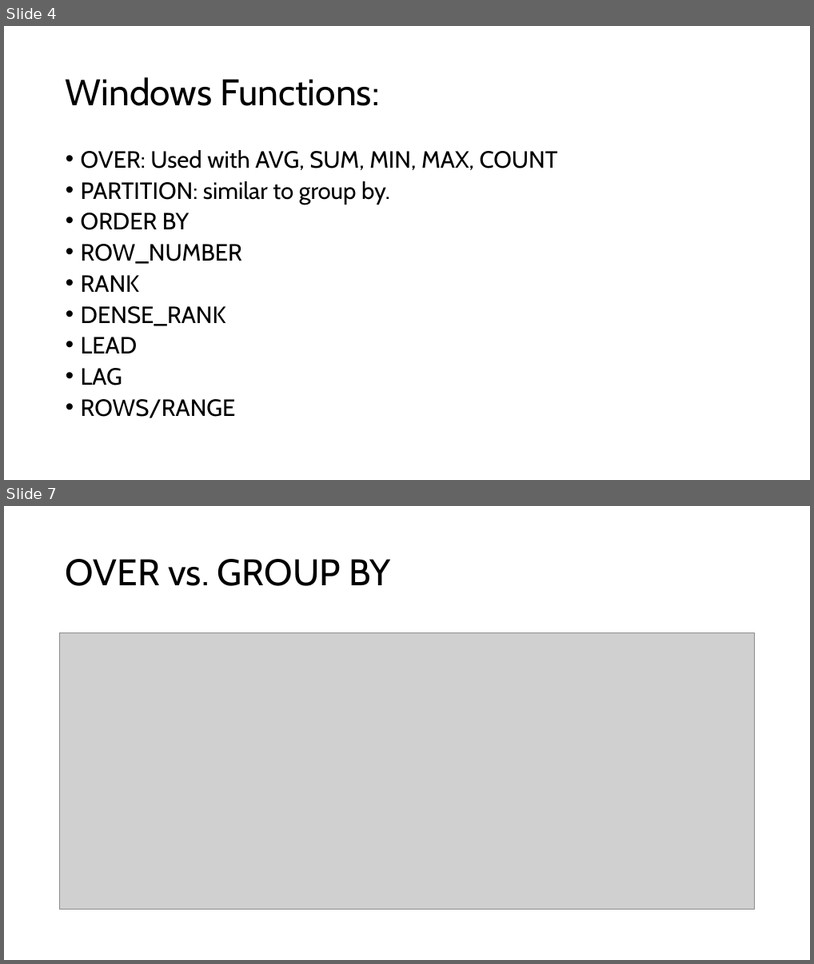
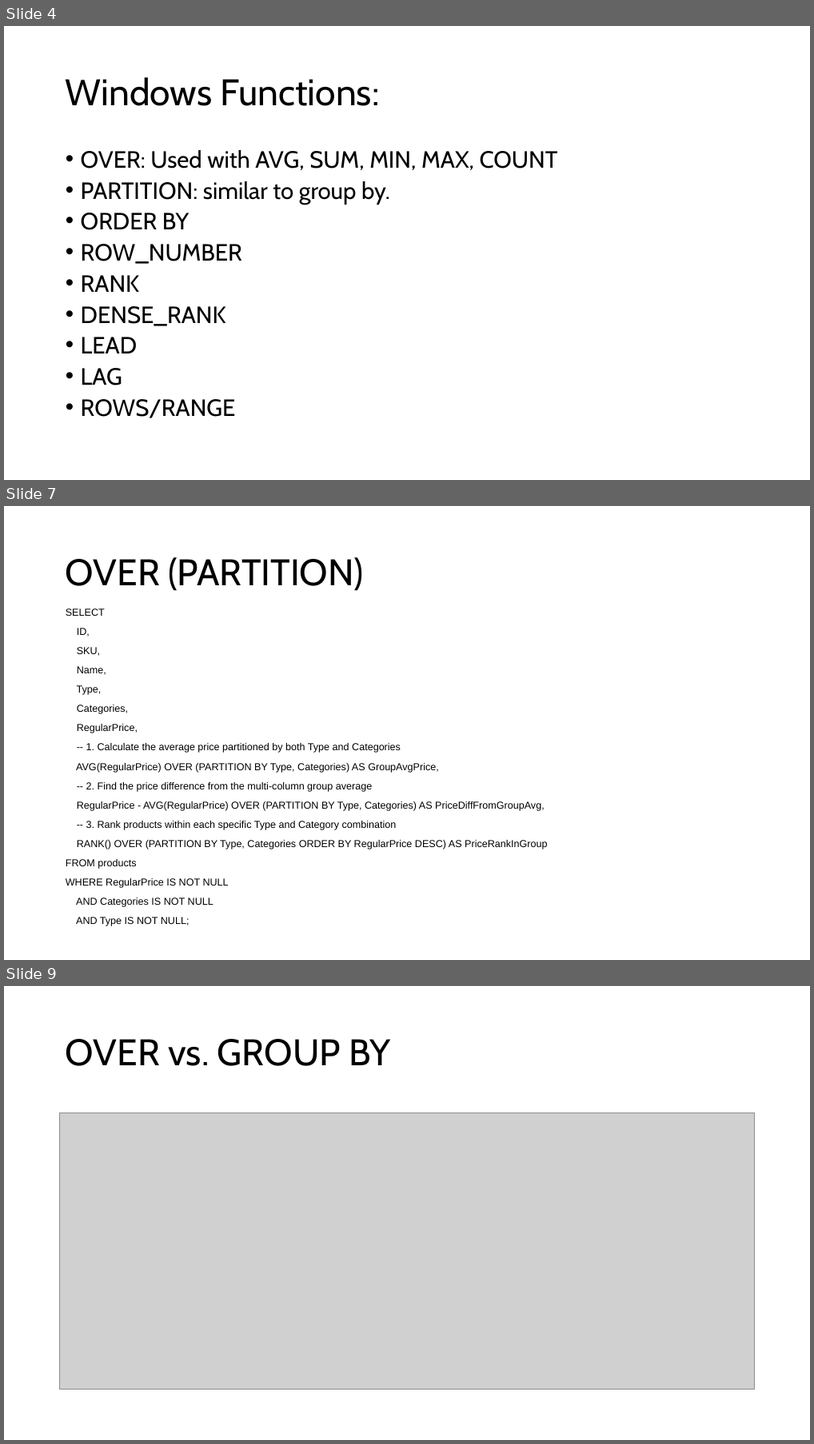
Before and after one commit to appjedi/youtube, a slide deck: SQL/Intro To SQL Day 10 Windows Functions.pptx. Shown one above the other, each under a label of ours: slides 4 and 7 before the commit, slides 4, 7 and 9 after it; the slides between them are not shown. The pictures are 814x964 and 814x1444 pixels, drawn with LibreOffice and Linux fonts; fonts in the diff are those of the drawing; grey boxes stand for pictures. Boxes give left, top, right and bottom in pixels: in the first picture for what was removed or moved away, otherwise in the second. Text is boxed around its words. In the diff, an @@ line names an element or a change of style, - is before the commit and + after.

```diff
--- a/SQL/Intro To SQL Day 10 Windows Functions.pptx
+++ b/SQL/Intro To SQL Day 10 Windows Functions.pptx
@@ slide 7 added at bbox=[4, 506, 810, 960], background #FFFFFF @@
@@ title added at bbox=[66, 557, 363, 591], 44 pt, text #000000 @@
+OVER (PARTITION)
@@ text added at bbox=[66, 608, 547, 926], 12 pt, text #000000 @@
+SELECT
+ID,
+SKU,
+Name,
+Type,
+Categories,
+RegularPrice,
+-- 1. Calculate the average price partitioned by both Type and Categories
+AVG(RegularPrice) OVER (PARTITION BY Type, Categories) AS GroupAvgPrice,
+-- 2. Find the price difference from the multi-column group average
+RegularPrice - AVG(RegularPrice) OVER (PARTITION BY Type, Categories) AS PriceDiffFromGroupAvg,
+-- 3. Rank products within each specific Type and Category combination
+RANK() OVER (PARTITION BY Type, Categories ORDER BY RegularPrice DESC) AS PriceRankInGroup
+FROM products
+WHERE RegularPrice IS NOT NULL
+AND Categories IS NOT NULL
+AND Type IS NOT NULL;
@@ what was slide 7 is now slide 9 @@
```
Also in this commit, not shown: 1 slide changed, 2 other slides added, 1 slide removed, 2 other files.
